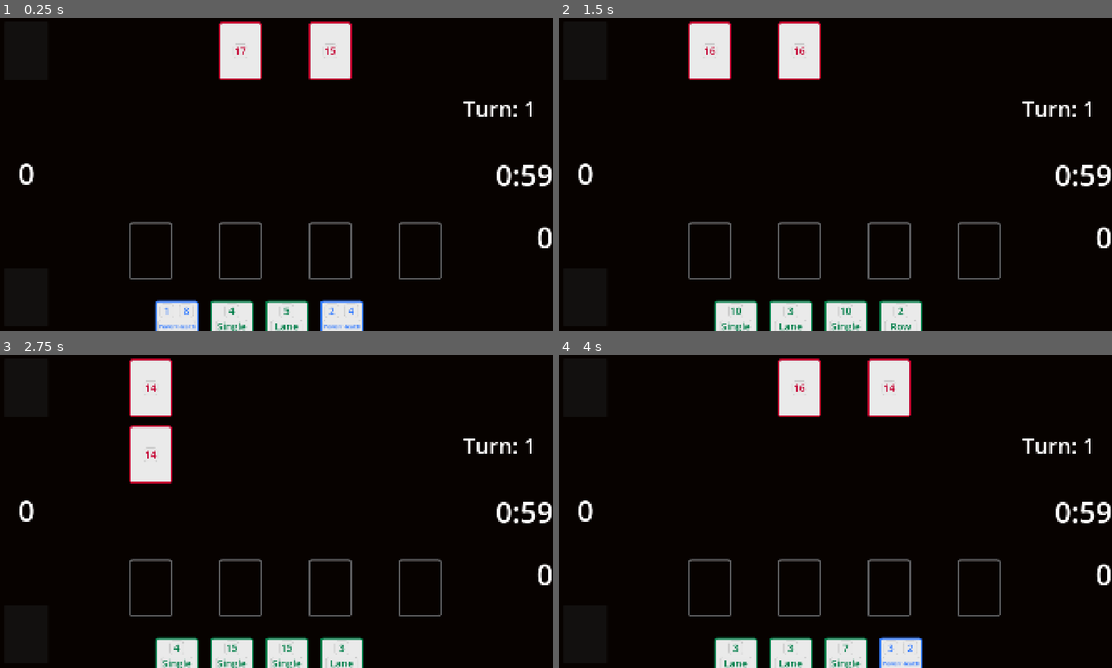
Above: before the commit, frames 1-4 (two rows, left to right).
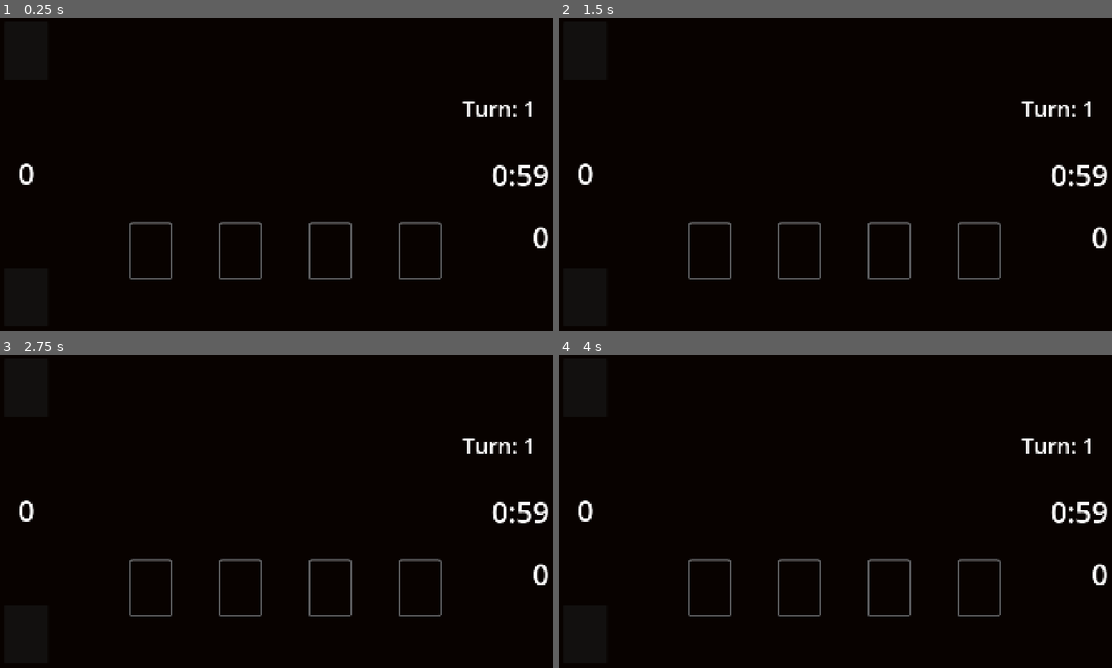
Above: after the commit, the same moments.

Repository: jake6724/card_speedrunner
Game: Godot game, scene res://Scenes/main.tscn
The game is run twice, just before and just after one commit, with the same random seed, the same clock (stepped at 60 frames per second) and the same inputs.
Inputs (mouse positions are in pixels of both pictures, inside the frame that each line leads up to):
- Up to frame 1 (0.25 s): no input
- Up to frame 2 (1.5 s): tap Enter at 0.5 s; move the mouse to (1067, 177) at 0.52 s; click (1067, 177) at 0.6 s; tap X (x) at 0.8, 1.35 s; tap Space at 1.25 s; move the mouse to (724, 190) at 1.27 s
- Up to frame 3 (2.75 s): click (165, 527) at 1.55 s; tap Enter at 2 s; move the mouse to (331, 442) at 2.02 s; tap Z (end_turn) at 2.1 s; tap X (x) at 2.3 s
- Up to frame 4 (4 s): tap Space at 2.75 s; move the mouse to (807, 574) at 2.77 s; click (807, 574) at 2.85 s; move the mouse to (1001, 558) at 3.52 s; right-click (1001, 558) at 3.6 s; tap X (x) at 3.8 s

The runs differ from the first frame. In frame 1, 6.9% of the frame differs, in the area x 27-100%, y 1-100%; in frame 2, 6.9%; in frame 3, 6.9%; in frame 4, 6.9%.
Error after the commit: Parse Error: Identifier "on_player_unit_died" not declared in the current scope. (res://Scripts/Hand.gd:76)

Commit message:
Deck no longer adds active unit cards

Diff:
--- a/Scenes/main.tscn
+++ b/Scenes/main.tscn
@@ -87,6 +87,7 @@
 size_flags_horizontal = 8
 size_flags_vertical = 3
 theme_override_constants/margin_top = 245
+theme_override_constants/margin_right = 14
 theme_override_constants/margin_bottom = 395
 
 [node name="VBoxContainer" type="VBoxContainer" parent="MarginContainer/HBoxContainer/Stats/MarginContainer"]
@@ -121,6 +122,7 @@
 
 [node name="GameoverLabel" type="Label" parent="."]
 visible = false
+z_index = 999
 layout_mode = 1
 anchors_preset = 15
 anchor_right = 1.0
@@ -129,7 +131,7 @@
 grow_vertical = 2
 theme_override_colors/font_color = Color(0.810829, 0, 0.185863, 1)
 theme_override_font_sizes/font_size = 145
-text = "Time is up"
+text = "GAMEOVER"
 horizontal_alignment = 1
 vertical_alignment = 1
 
@@ -142,4 +144,4 @@
 grow_horizontal = 2
 grow_vertical = 2
 mouse_filter = 2
-color = Color(0.0297103, 0.0103125, 0.000513948, 1)
+color = Color(0.0304806, 0.0100688, 0.000176179, 1)
--- a/Scripts/Deck.gd
+++ b/Scripts/Deck.gd
@@ -1,7 +1,8 @@
 class_name Deck
 extends Panel
 
-var deck_source: Array[CardData] # Setting this determines if player or enemy deck
+var deck_source: Array[CardData]
+var player_hand: Hand = null
 var cards: Array[Card]
 
 func generate_new_deck() -> void:
@@ -10,7 +11,10 @@
 	for card_data in deck_source:
 		card_counts[card_data.name] = 0
 
-	# TODO:  before we make the new cards, check every card in hand and on board and increment their counts
+	# Don't add active player unit cards
+	if player_hand:
+		for card in player_hand.active_units:
+			card_counts[card.data.name] += 1
 
 	var r: int
 	while cards.size() < (deck_source.size() * 2): # need to subtract cards on board from this
@@ -30,7 +34,4 @@
 	var card = cards.pop_back()
 	if cards.size() == 0:
 		generate_new_deck()
-
-	# print(cards.size())
-	# TODO: Need to account for this card when regenerating deck somehow.
 	return card
--- a/Scripts/GlobalData.gd
+++ b/Scripts/GlobalData.gd
@@ -48,6 +48,8 @@
 	preload("res://Data/Enemy/enemy_10.tres"),
 ]
 
+var active_cards: Array[Card] = []
+
 func increment_score() -> void:
 	score += 1
 	score_changed.emit(score)
--- a/Scripts/Hand.gd
+++ b/Scripts/Hand.gd
@@ -68,13 +68,18 @@
 				# Reparent the Unit card under the placeholder card, and reset its position
 				var parent = selected_card.get_parent()
 				if parent:
+					# Reparent
 					parent.remove_child(selected_card)
 					grid.player_unit_spot.add_child(selected_card)
 					selected_card.position = Vector2()
+					# Signals
+					selected_card.player_unit_died.connect(on_player_unit_died)
 					selected_card.mouse_entered.disconnect(on_mouse_entered_card)
 					selected_card.mouse_exited.disconnect(on_mouse_exited_card)
-					active_units.append(selected_card)
-					selected_card.player_unit_died.connect(on_player_unit_died)
+					# # Array tracking
+					# active_units.append(selected_card)
+					# GlobalData.active_cards.append(selected_card)
+
 				reset_selected_card()
 				add_card_to_hand()
 				update_action_count()
@@ -162,5 +167,5 @@
 	elif not grid.has_enemies():
 		player_turn_complete.emit()
 
-func on_player_unit_died(card):
-	active_units.remove_at(active_units.find(card))
+# func on_player_unit_died(card):
+# 	active_units.remove_at(active_units.find(card))
--- a/Scripts/Main.gd
+++ b/Scripts/Main.gd
@@ -15,6 +15,7 @@
 func _ready():
 	# Initialize decks
 	player_deck.deck_source = GlobalData.player_card_data
+	player_deck.player_hand = player_hand
 	player_deck.generate_new_deck()
 
 	enemy_deck.deck_source = GlobalData.enemy_card_data
